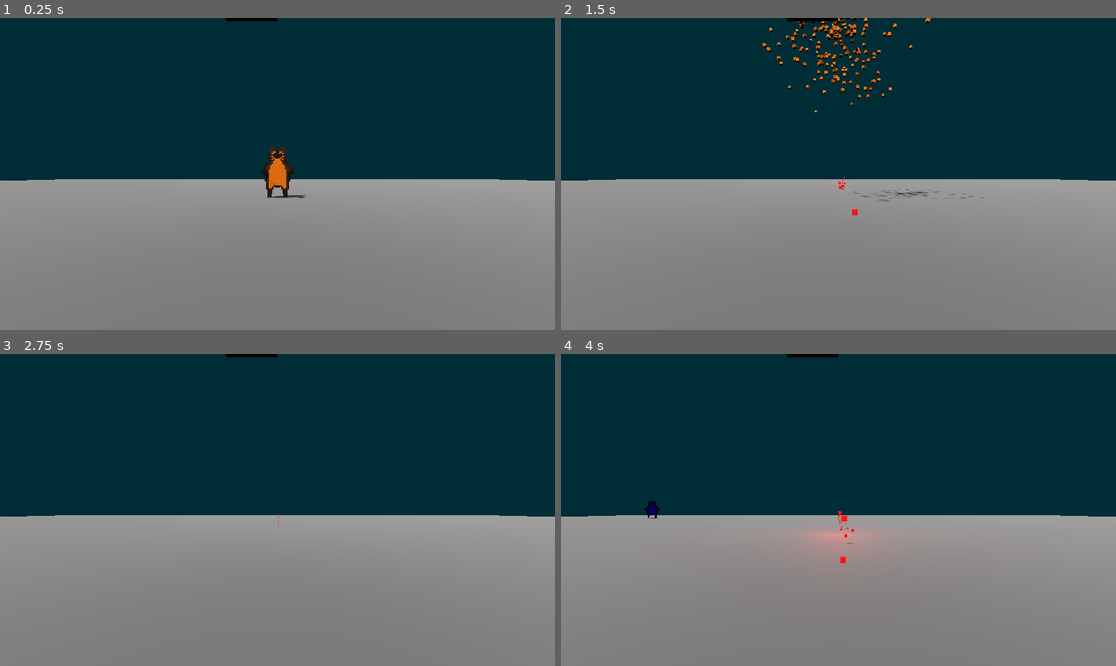
Above: before the commit, frames 1-4 (two rows, left to right).
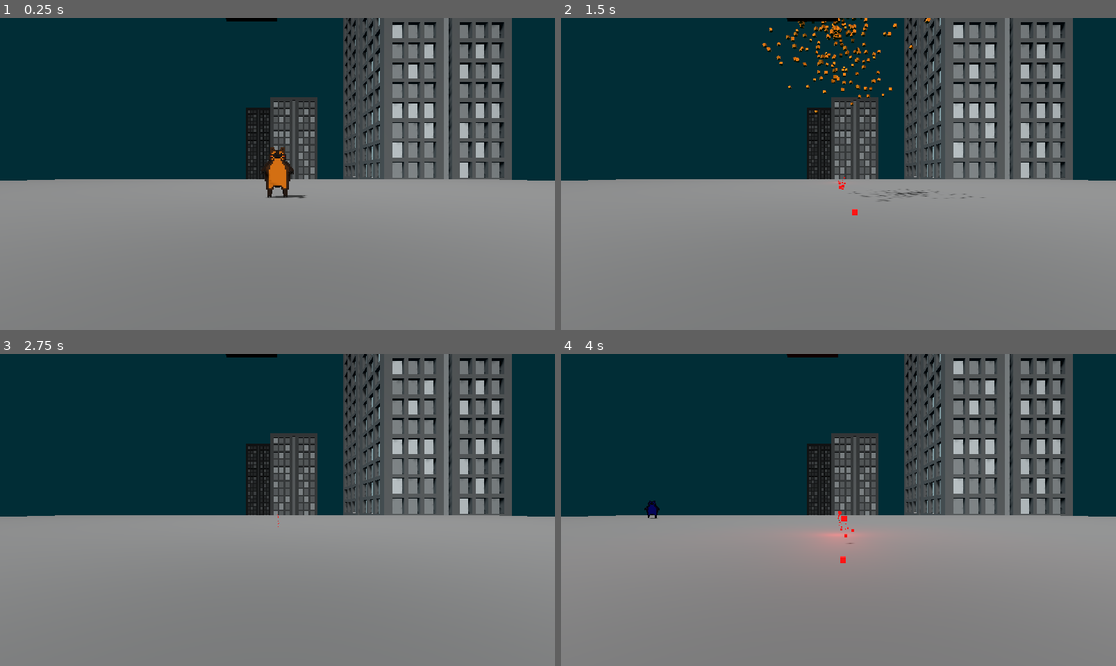
Above: after the commit, the same moments.

Repository: Majsek/Project_BC
Game: Godot game, scene res://scenes/world.tscn
The game is run twice, just before and just after one commit, with the same random seed, the same clock (stepped at 60 frames per second) and the same inputs.
Inputs:
- Up to frame 1 (0.25 s): no input
- Up to frame 2 (1.5 s): tap Enter (ui_accept) at 0.5, 0.77 s
- Up to frame 3 (2.75 s): tap Enter (ui_accept) at 1.52 s
- Up to frame 4 (4 s): tap Enter (ui_accept) at 3.02, 3.77 s

The runs differ from the first frame. In frame 1, 18% of the frame differs, in the area x 44-93%, y 0-52%; in frame 2, 19%; in frame 3, 19%; in frame 4, 19%.

Commit message:
+skyscrapers +WorldEnvironment

Diff:
--- a/scenes/world.tscn
+++ b/scenes/world.tscn
@@ -1,8 +1,9 @@
-[gd_scene load_steps=7 format=3 uid="uid://dl7g3g38rg3gv"]
+[gd_scene load_steps=9 format=3 uid="uid://dl7g3g38rg3gv"]
 
 [ext_resource type="Script" path="res://scripts/world.gd" id="1_q1cpw"]
 [ext_resource type="PackedScene" uid="uid://c3donwdgn1s38" path="res://scenes/player.tscn" id="2_q6nst"]
 [ext_resource type="PackedScene" uid="uid://crves8cf8ukat" path="res://scenes/enemy.tscn" id="3_fpd47"]
+[ext_resource type="ArrayMesh" uid="uid://qyjx0rspamqq" path="res://objects/buildings/skyscraper1.obj" id="4_8dpod"]
 
 [sub_resource type="StandardMaterial3D" id="StandardMaterial3D_cd5c2"]
 albedo_color = Color(0.27451, 0.27451, 0.27451, 1)
@@ -13,16 +14,20 @@
 [sub_resource type="BoxShape3D" id="BoxShape3D_me078"]
 size = Vector3(1, 0.500783, 1)
 
+[sub_resource type="Environment" id="Environment_aqajr"]
+fog_enabled = true
+fog_light_energy = 0.0
+
 [node name="world" type="Node3D"]
 script = ExtResource("1_q1cpw")
 
-[node name="StaticBody3D" type="StaticBody3D" parent="."]
+[node name="floor" type="StaticBody3D" parent="."]
 transform = Transform3D(20, 0, 0, 0, 20, 0, 0, 0, 20, -0.0346622, -0.5, 0.00809669)
 
-[node name="MeshInstance3D" type="MeshInstance3D" parent="StaticBody3D"]
+[node name="MeshInstance3D" type="MeshInstance3D" parent="floor"]
 mesh = SubResource("PlaneMesh_klbkj")
 
-[node name="CollisionShape3D" type="CollisionShape3D" parent="StaticBody3D"]
+[node name="CollisionShape3D" type="CollisionShape3D" parent="floor"]
 transform = Transform3D(2, 0, 0, 0, 2, 0, 0, 0, 2, 0, -0.5, 0)
 shape = SubResource("BoxShape3D_me078")
 
@@ -43,3 +48,20 @@
 [node name="DirectionalLight3D3" type="DirectionalLight3D" parent="."]
 transform = Transform3D(-0.889631, -0.113367, 0.442386, 0.454906, -0.305297, 0.836573, 0.0402193, 0.945485, 0.323173, 13.1349, 8.21034, 4.09577)
 light_energy = 0.262
+
+[node name="Skyscraper1" type="MeshInstance3D" parent="."]
+transform = Transform3D(-4.37114e-07, 0, 10, 0, 10, 0, -10, 0, -4.37114e-07, 42.7665, -13.9861, -66.917)
+mesh = ExtResource("4_8dpod")
+
+[node name="Skyscraper2" type="MeshInstance3D" parent="."]
+transform = Transform3D(-4.37114e-07, 0, 10, 0, 10, 0, -10, 0, -4.37114e-07, -25.3723, -37.8581, -284.353)
+mesh = ExtResource("4_8dpod")
+skeleton = NodePath("../Skyscraper1")
+
+[node name="Skyscraper3" type="MeshInstance3D" parent="."]
+transform = Transform3D(-4.37114e-07, 0, 10, 0, 10, 0, -10, 0, -4.37114e-07, 11.2397, -72.719, -153.815)
+mesh = ExtResource("4_8dpod")
+skeleton = NodePath("../Skyscraper1")
+
+[node name="WorldEnvironment" type="WorldEnvironment" parent="."]
+environment = SubResource("Environment_aqajr")
Not shown, added: desktop.ini
Not shown, added: objects/buildings/skyscraper1.mtl
Not shown, added: objects/buildings/skyscraper1.obj
Not shown, added: objects/buildings/skyscraper1.obj.import
Binary file added: objects/buildings/skyscraper1.png
Not shown, added: objects/buildings/skyscraper1.png.import
Not shown, added: objects/vox/skyscraper1.vox
